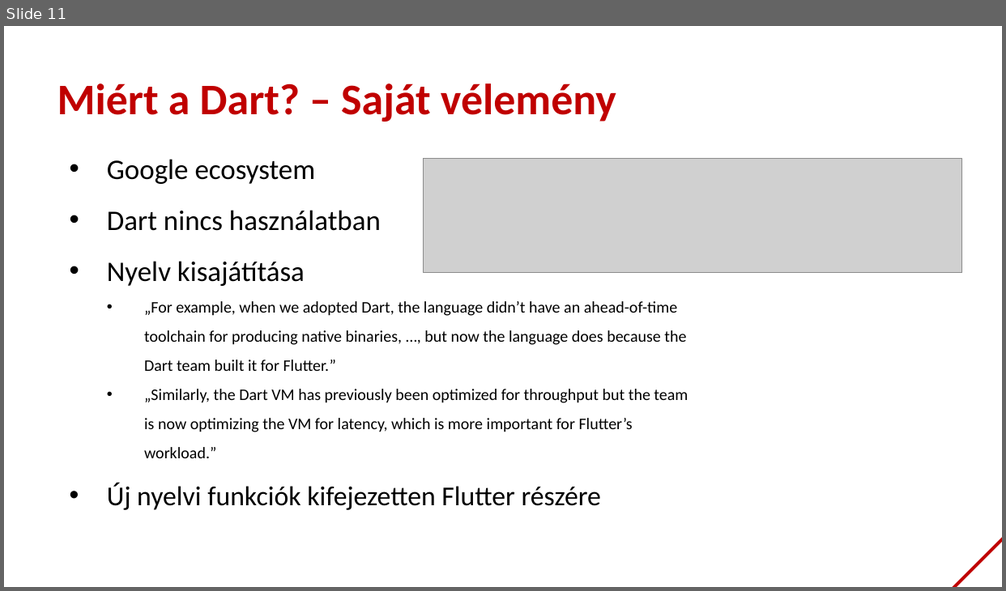
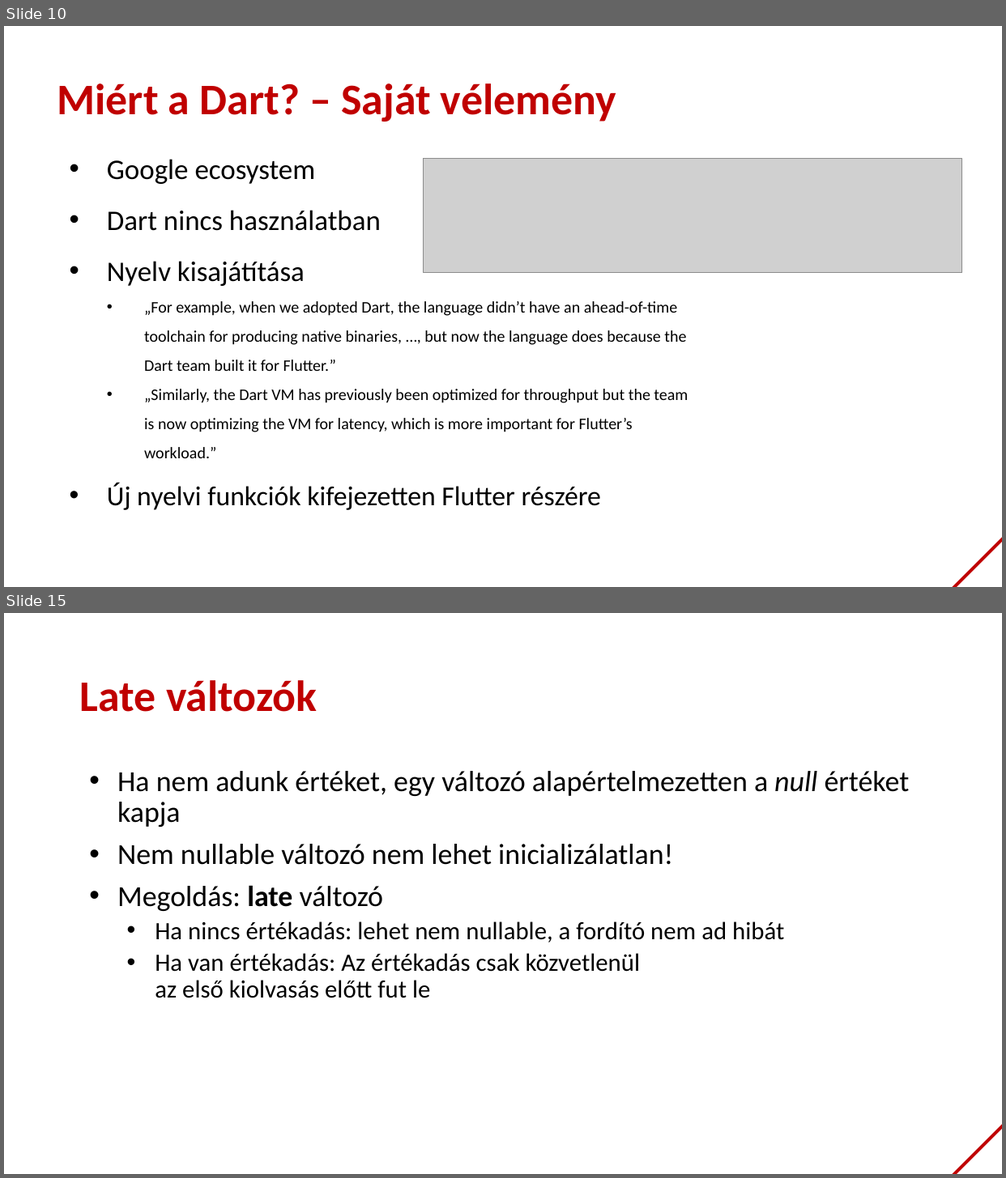
Before and after one commit to bmeaut/VIAUAV45, a slide deck: extras/lecture_01_2021.pptx. Shown one above the other, each under a label of ours: slide 11 before the commit, slides 10 and 15 after it; the slides between them are not shown. The pictures are 1006x591 and 1006x1178 pixels, drawn with LibreOffice and Linux fonts; fonts in the diff are those of the drawing; grey boxes stand for pictures; background and template pictures are left out. Boxes give left, top, right and bottom in pixels: in the first picture for what was removed or moved away, otherwise in the second. Text is boxed around its words. In the diff, an @@ line names an element or a change of style, - is before the commit and + after.

```diff
--- a/extras/lecture_01_2021.pptx
+++ b/extras/lecture_01_2021.pptx
@@ slide 15 added at (4, 613, 1002, 1174), background #FFFFFF; not listed: 1 template element that a slide beside it also shows @@
@@ title added at (80, 680, 317, 712), 42 pt, text #C00000, bold @@
+Late változók
@@ text added at (117, 771, 910, 999), 28 pt, text #000000 @@
+• Ha nem adunk értéket, egy változó alapértelmezetten a null értéket kapja
+• Nem nullable változó nem lehet inicializálatlan!
+• Megoldás: late változó
+  • Ha nincs értékadás: lehet nem nullable, a fordító nem ad hibát
+  • Ha van értékadás: Az értékadás csak közvetlenül
+    az első kiolvasás előtt fut le
@@ what was slide 11 is now slide 10 @@
```
Also in this commit, not shown: 1 slide changed, 30 other slides added, 1 slide removed.
